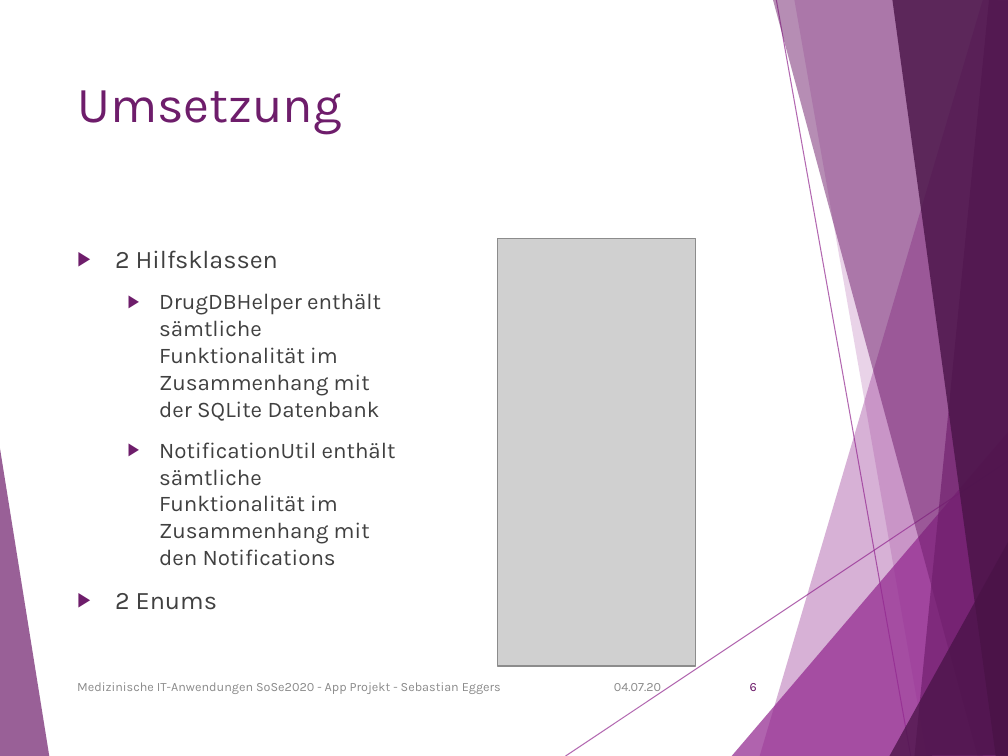
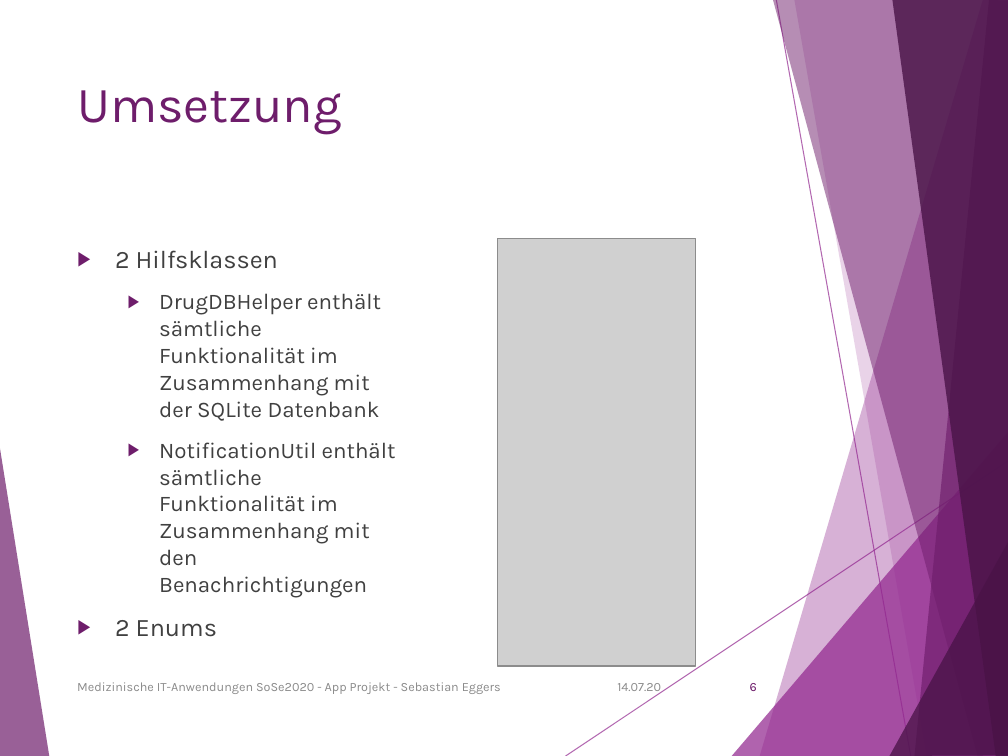
Before and after one commit to S-Eggers/MediAppSoSe2020, a slide deck: slide 7 of Medizinische IT-Anwendungen App Präsentation.pptx. Drawn at 1008x756 pixels with LibreOffice and Linux fonts; fonts in the diff are those of the drawing; grey boxes stand for pictures. Boxes give left, top, right and bottom in pixels: in the first picture for what was removed or moved away, otherwise in the second. Text is boxed around its words. In the diff, an @@ line names an element or a change of style, - is before the commit and + after.

```diff
--- a/Medizinische IT-Anwendungen App Präsentation.pptx
+++ b/Medizinische IT-Anwendungen App Präsentation.pptx
@@ text at (159, 442, 396, 598): text changed @@
-  ▶ NotificationUtil enthält sämtliche Funktionalität im Zusammenhang mit den Notifications
+  ▶ NotificationUtil enthält sämtliche Funktionalität im Zusammenhang mit den Benachrichtigungen
@@ text at (617, 683, 661, 694): text changed @@
-04.07.20
+14.07.20
```
Also in this commit, not shown: 10 other slides changed, 1 other file.
